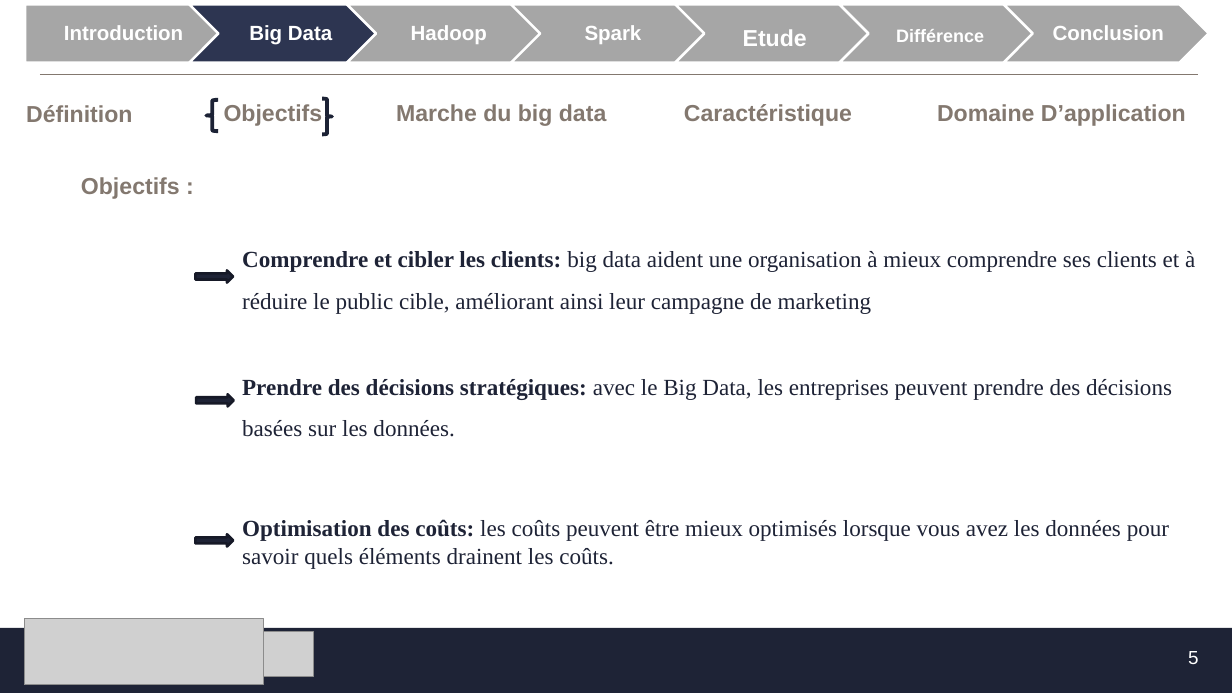
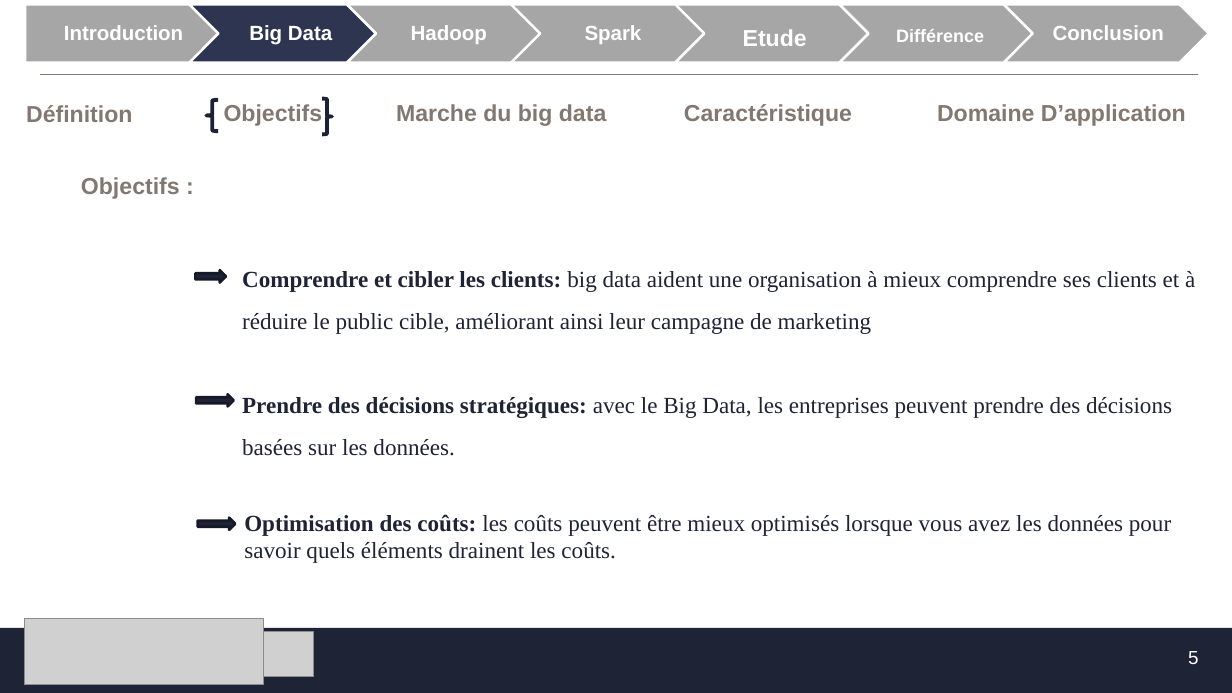
Before and after one commit to MF-13/E-Learning_Platforme, a slide deck: slide 5 of SFE/Présentation_SFE.pptx. Drawn at 1232x693 pixels with LibreOffice and Linux fonts; fonts in the diff are those of the drawing; grey boxes stand for pictures; background and template pictures are left out. Boxes give left, top, right and bottom in pixels: in the first picture for what was removed or moved away, otherwise in the second. Text is boxed around its words. In the diff, an @@ line names an element or a change of style, - is before the commit and + after.

```diff
--- a/SFE/Présentation_SFE.pptx
+++ b/SFE/Présentation_SFE.pptx
@@ text "Comprendre et cibler les clients: ...": place and size @@
-text "Comprendre et cibler les clients: ..." at [242,251,1195,314]
+text "Comprendre et cibler les clients: ..." at [242,271,1195,334]
@@ right arrow: place and size @@
-right arrow at [196,271,234,283]
+right arrow at [196,270,226,282]
@@ text "Prendre des décisions stratégiques: avec ...": place and size @@
-text "Prendre des décisions stratégiques: avec ..." at [242,379,1172,437]
+text "Prendre des décisions stratégiques: avec ..." at [242,397,1172,456]
@@ text "Optimisation des coûts: les coûts ...": place and size @@
-text "Optimisation des coûts: les coûts ..." at [242,519,1169,569]
+text "Optimisation des coûts: les coûts ..." at [244,514,1171,563]
@@ right arrow: place and size @@
-right arrow at [196,534,234,546]
+right arrow at [198,518,236,530]
```
Also in this commit, not shown: 2 other slides changed.
